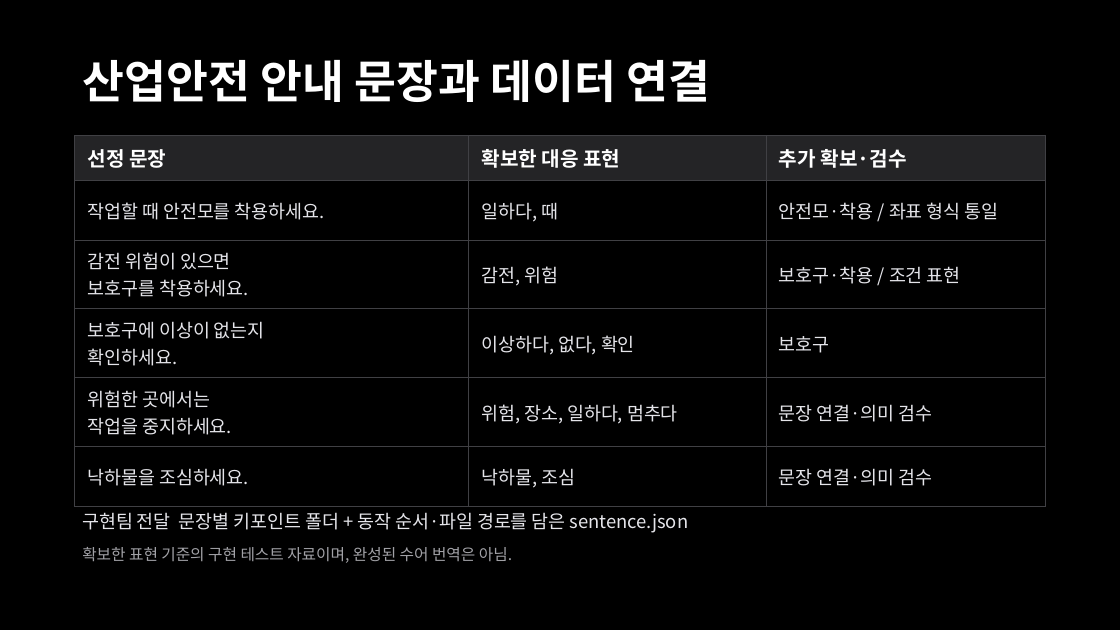
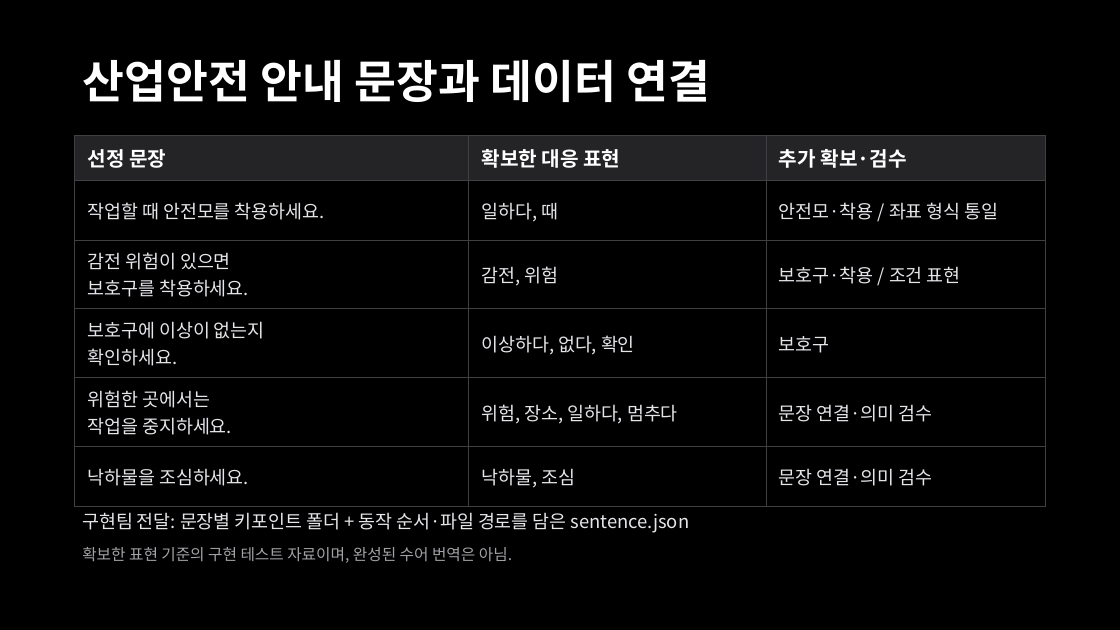
Before and after one commit to BioCode67/AI-service-project, a slide deck: slide 9 of 이음_추가.pptx. Drawn at 1120x630 pixels with LibreOffice and Linux fonts; fonts in the diff are those of the drawing. Boxes give left, top, right and bottom in pixels: in the first picture for what was removed or moved away, otherwise in the second. Text is boxed around its words. In the diff, an @@ line names an element or a change of style, - is before the commit and + after.

```diff
--- a/이음_추가.pptx
+++ b/이음_추가.pptx
@@ text at (x1=82, y1=512, x2=690, y2=533): text changed @@
-구현팀 전달 문장별 키포인트 폴더 + 동작 순서·파일 경로를 담은 sentence.json
+구현팀 전달: 문장별 키포인트 폴더 + 동작 순서·파일 경로를 담은 sentence.json
```
Also in this commit, not shown: 1 other slide changed, 2 slides added.
